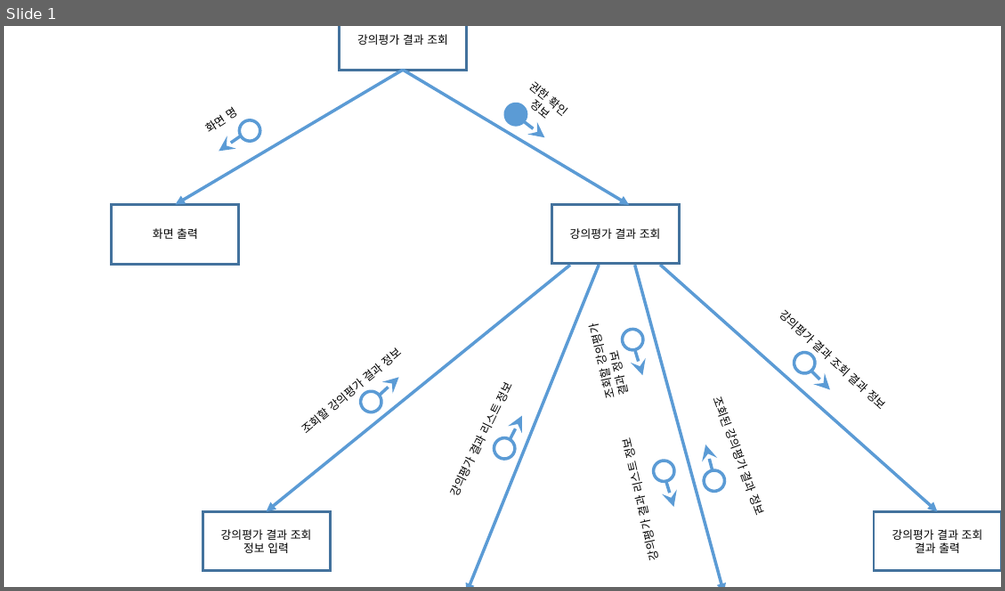
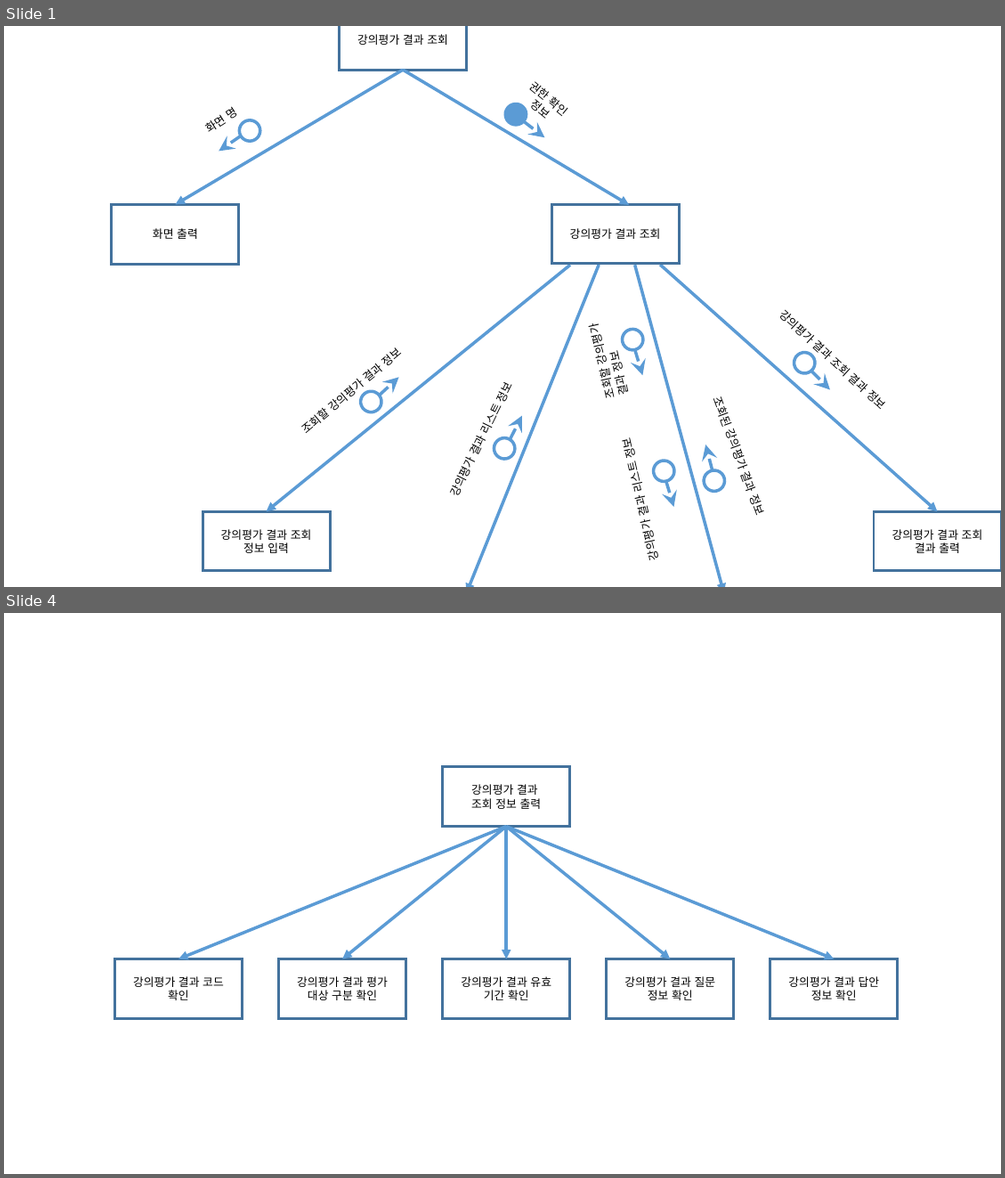
Before and after one commit to se04/se04, a slide deck: SDD 관련 자료/작업 결과물/처리 모형도/강의평과 결과 조회.pptx. Shown one above the other, each under a label of ours: slide 1 before the commit, slides 1 and 4 after it; the slides between them are not shown. The pictures are 1005x591 and 1005x1178 pixels, drawn with LibreOffice and Linux fonts; fonts in the diff are those of the drawing. Boxes give left, top, right and bottom in pixels: in the first picture for what was removed or moved away, otherwise in the second. Text is boxed around its words. In the diff, an @@ line names an element or a change of style, - is before the commit and + after.

```diff
--- a/SDD 관련 자료/작업 결과물/처리 모형도/강의평과 결과 조회.pptx
+++ b/SDD 관련 자료/작업 결과물/처리 모형도/강의평과 결과 조회.pptx
@@ slide 4 added at bbox=[4, 613, 1001, 1174], background #FFFFFF @@
@@ group added at bbox=[114, 767, 898, 1018]: 6 rectangles, 5 arrows @@
+강의평가 결과 평가 대상 구분 확인
+강의평가 결과
+조회 정보 출력
+강의평가 결과 코드 확인
+강의평가 결과 유효 기간 확인
+강의평가 결과 질문 정보 확인
+강의평가 결과 답안 정보 확인
```
Also in this commit, not shown: 2 other slides added, 1 other file.
